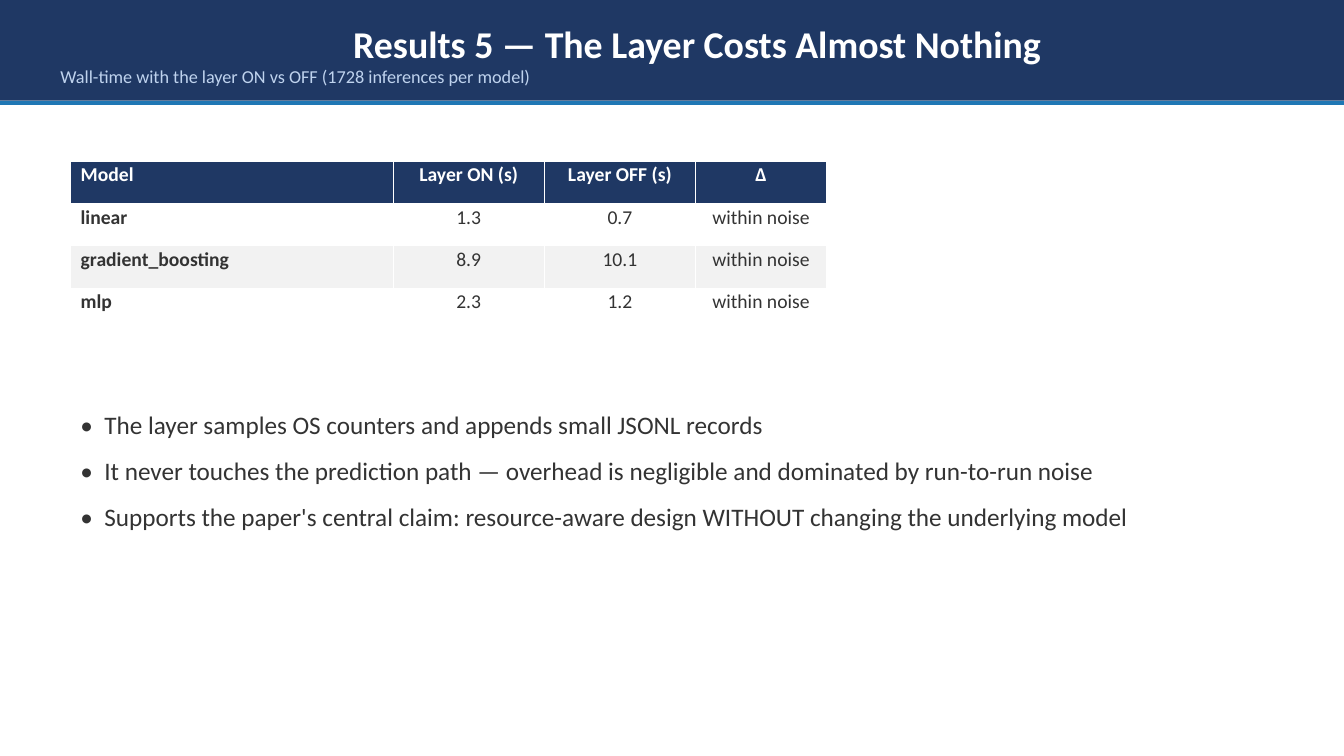
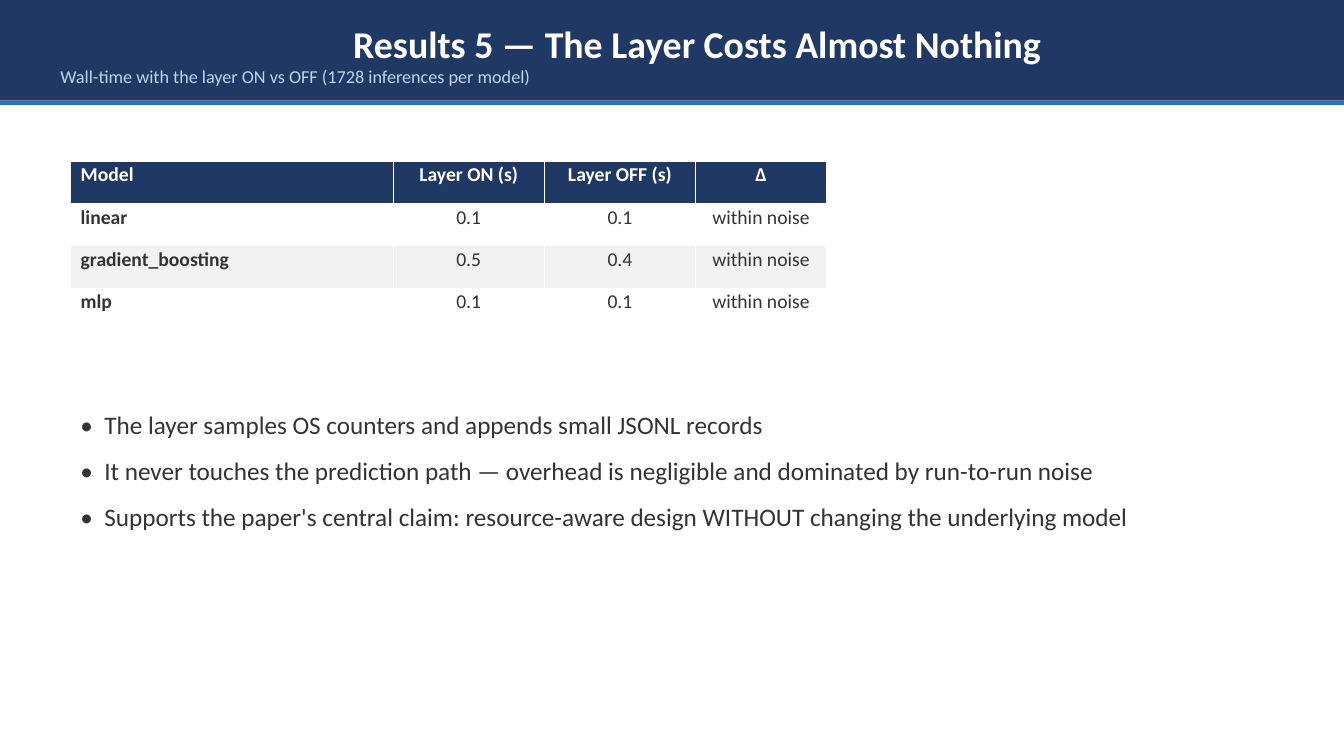
Before and after one commit to elan026/research_experiment, a slide deck: slide 11 of presentation/Guideline_Layer_PoC.pptx. Drawn at 1344x756 pixels with LibreOffice and Linux fonts; fonts in the diff are those of the drawing. Boxes give left, top, right and bottom in pixels: in the first picture for what was removed or moved away, otherwise in the second. Text is boxed around its words. In the diff, an @@ line names an element or a change of style, - is before the commit and + after.

```diff
--- a/presentation/Guideline_Layer_PoC.pptx
+++ b/presentation/Guideline_Layer_PoC.pptx
@@ table at box(71, 161, 827, 331) @@
-row 2, column 2: 1.3
+row 2, column 2: 0.1
-row 2, column 3: 0.7
+row 2, column 3: 0.1
-row 3, column 2: 8.9
+row 3, column 2: 0.5
-row 3, column 3: 10.1
+row 3, column 3: 0.4
-row 4, column 2: 2.3
+row 4, column 2: 0.1
-row 4, column 3: 1.2
+row 4, column 3: 0.1
```
Also in this commit, not shown: 3 other slides changed, 6 other files.
